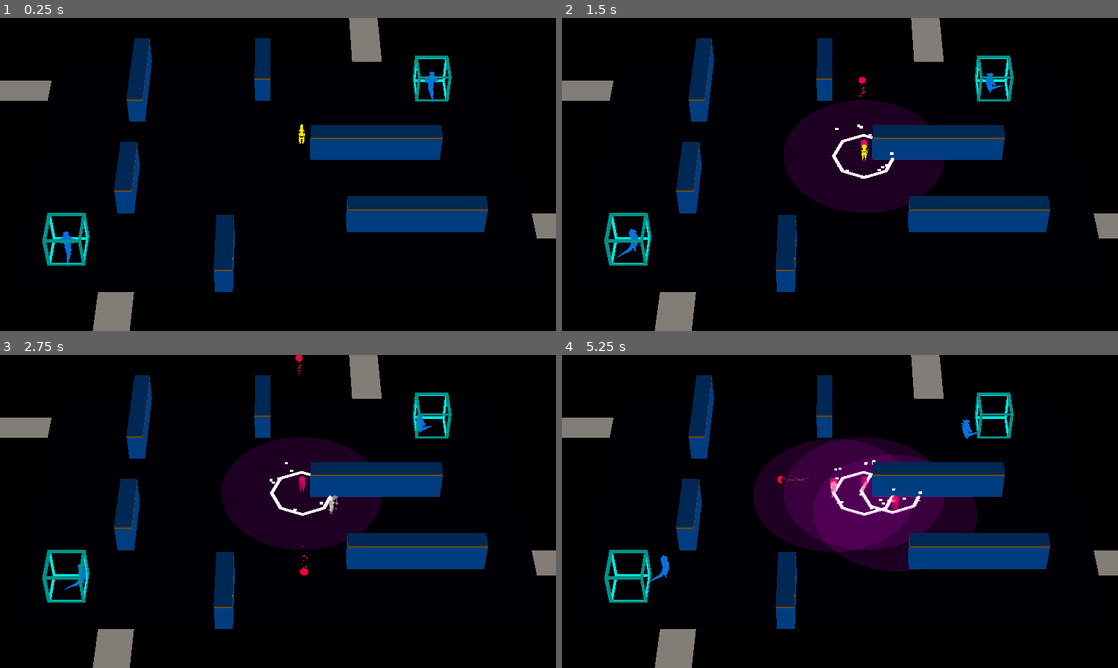
Above: before the commit, frames 1-4 (two rows, left to right).
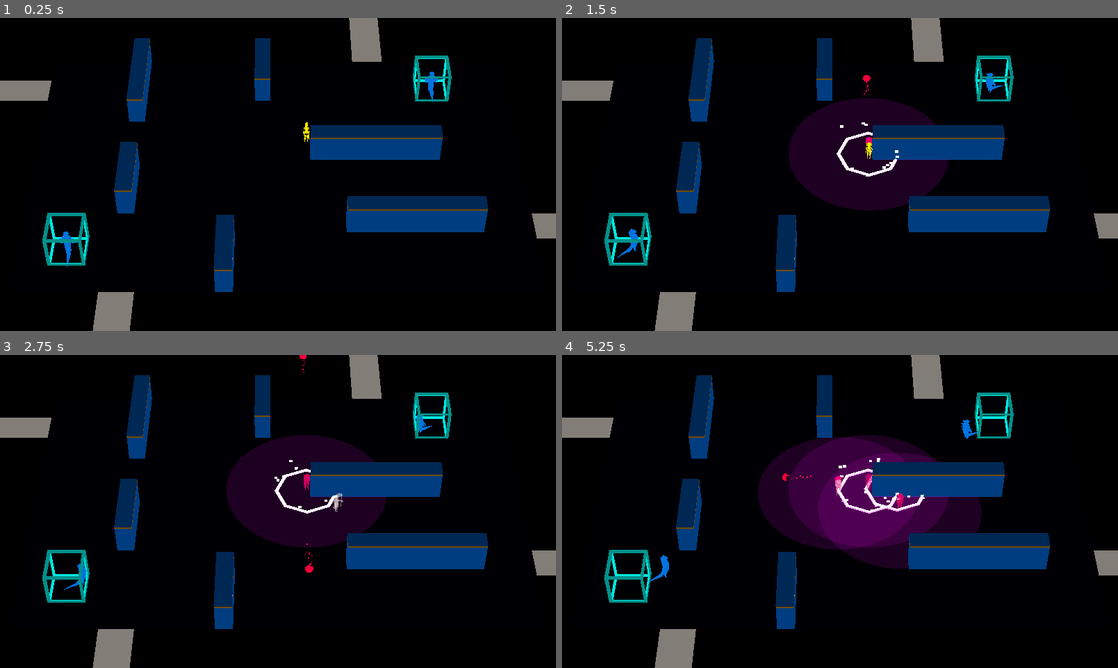
Above: after the commit, the same moments.

Repository: ralabate/30ddl
Game: Godot game, scene res://main.tscn
The game is run twice, just before and just after one commit, with the same random seed, the same clock (stepped at 60 frames per second) and the same inputs.
Inputs:
- Up to frame 1 (0.25 s): no input
- Up to frame 2 (1.5 s): tap Enter (ui_accept) at 0.5, 0.77 s; hold Right (ui_right) 0.53-1.28 s; tap S (player_decoy) at 0.6 s; hold Down (ui_down) from 1.28 s (still down); tap A (player_mine) at 1.35 s
- Up to frame 3 (2.75 s): tap Enter (ui_accept) at 1.52 s; release Down (ui_down) at 2.03 s; hold Right (ui_right) from 2.03 s (still down); tap D (player_phase) at 2.1 s
- Up to frame 4 (5.25 s): release Right (ui_right) at 2.78 s; hold Up (ui_up) 2.78-3.53 s; tap S (player_decoy) at 2.85, 5.1 s; tap Enter (ui_accept) at 3.02, 3.77, 4.52 s; hold Left (ui_left) 3.53-5.03 s; tap A (player_mine) at 3.6 s; tap D (player_phase) at 4.35 s; hold Down (ui_down) from 5.03 s (still down)

The runs differ from the first frame. In frame 1, less than 0.1% of the frame differs, in the area x 53-56%, y 33-41%; in frame 2, 1.2%; in frame 3, 1.2%; in frame 4, 2.3%, in the area x 17-76%, y 25-71%.
Error in both runs: Invalid access of index '1' on a base object of type: 'Array[Dictionary]'. (res://common/log.gd:9)

Commit message:
made the player collider smaller

Diff:
--- a/gauntlet/player/player.tscn
+++ b/gauntlet/player/player.tscn
@@ -8,6 +8,7 @@
 [ext_resource type="PackedScene" uid="uid://d1700w1hqtitw" path="res://player/imported/lizardprince_attack.glb" id="4_yw30f"]
 
 [sub_resource type="CapsuleShape3D" id="CapsuleShape3D_sh265"]
+radius = 0.216171
 
 [node name="Player" type="CharacterBody3D"]
 collision_layer = 2
@@ -28,6 +29,7 @@
 
 [node name="lizardprince_win" parent="." instance=ExtResource("4_qjkh3")]
 unique_name_in_owner = true
+transform = Transform3D(-1, 0, 8.74228e-08, 0, 1, 0, -8.74228e-08, 0, -1, 0, -1, 0)
 
 [node name="Skeleton3D" parent="lizardprince_win" index="0"]
 bones/1/position = Vector3(0.157638, 0.419169, -0.0796318)
